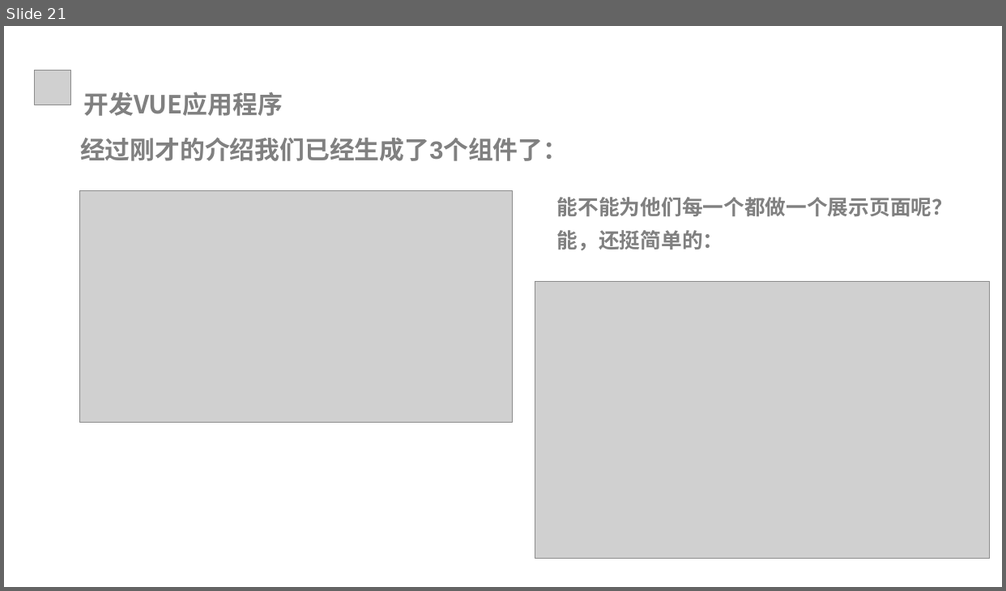
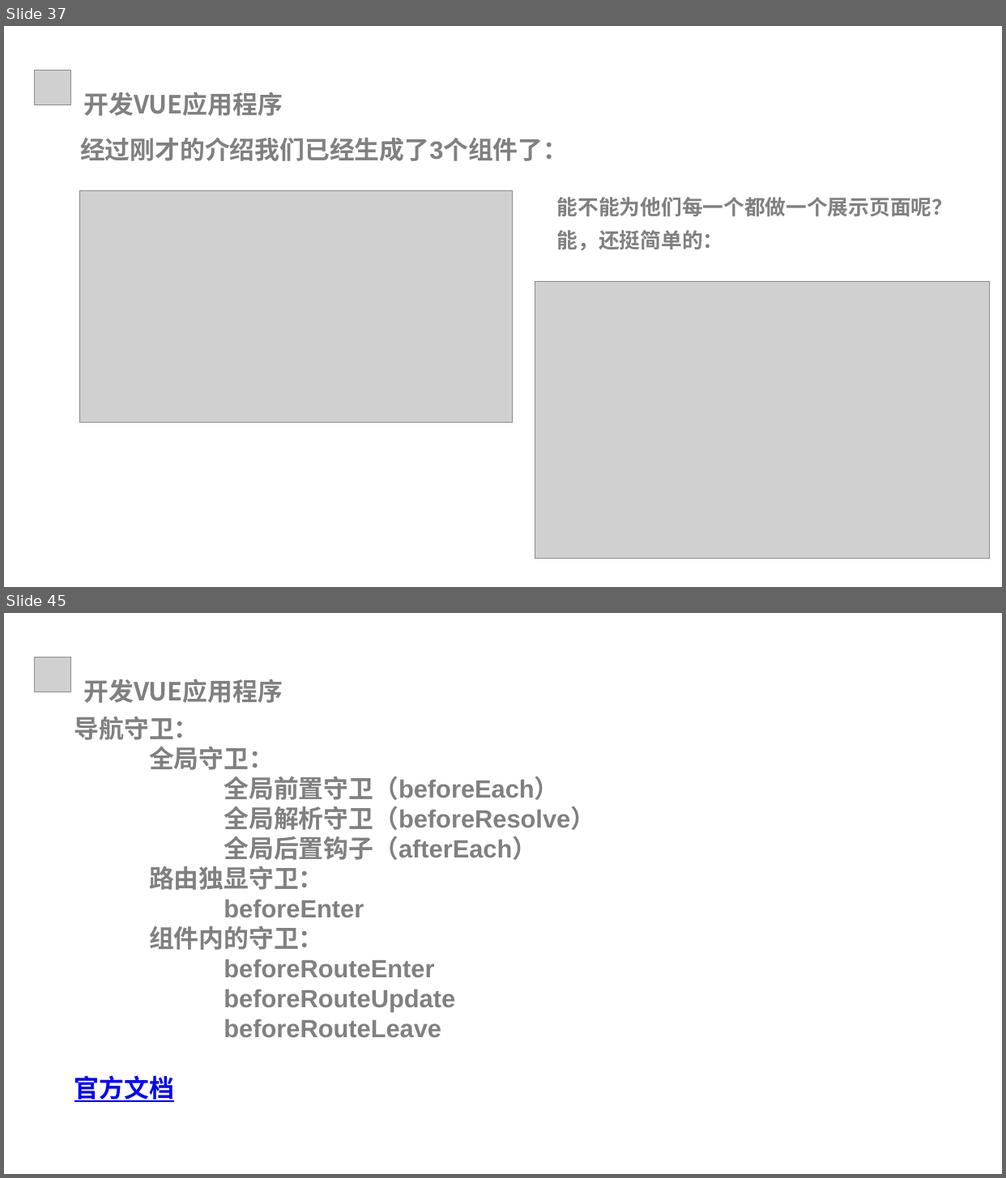
Before and after one commit to xiaozs/ppt, a slide deck: 3.开发VUE应用程序.pptx. Shown one above the other, each under a label of ours: slide 21 before the commit, slides 37 and 45 after it; the slides between them are not shown. The pictures are 1006x591 and 1006x1178 pixels, drawn with LibreOffice and Linux fonts; fonts in the diff are those of the drawing; grey boxes stand for pictures; background and template pictures are left out. Boxes give left, top, right and bottom in pixels: in the first picture for what was removed or moved away, otherwise in the second. Text is boxed around its words. In the diff, an @@ line names an element or a change of style, - is before the commit and + after.

```diff
--- a/3.开发VUE应用程序.pptx
+++ b/3.开发VUE应用程序.pptx
@@ slide 45 added at <box>4,613,1002,1174</box>, background #FFFFFF @@
@@ picture added at <box>34,658,70,692</box> @@
@@ text added at <box>84,679,283,703</box>, 24 pt, text #808080, bold @@
+开发VUE应用程序
@@ text added at <box>74,716,595,1102</box>, 24 pt, text #808080, bold @@
+导航守卫：
+全局守卫：
+全局前置守卫（beforeEach）
+全局解析守卫（beforeResolve）
+全局后置钩子（afterEach）
+路由独显守卫：
+beforeEnter
+组件内的守卫：
+beforeRouteEnter
+beforeRouteUpdate
+beforeRouteLeave
+官方文档
@@ what was slide 21 is now slide 37 @@
```
Also in this commit, not shown: 3 slides changed, 24 other slides added, 16 other files.
